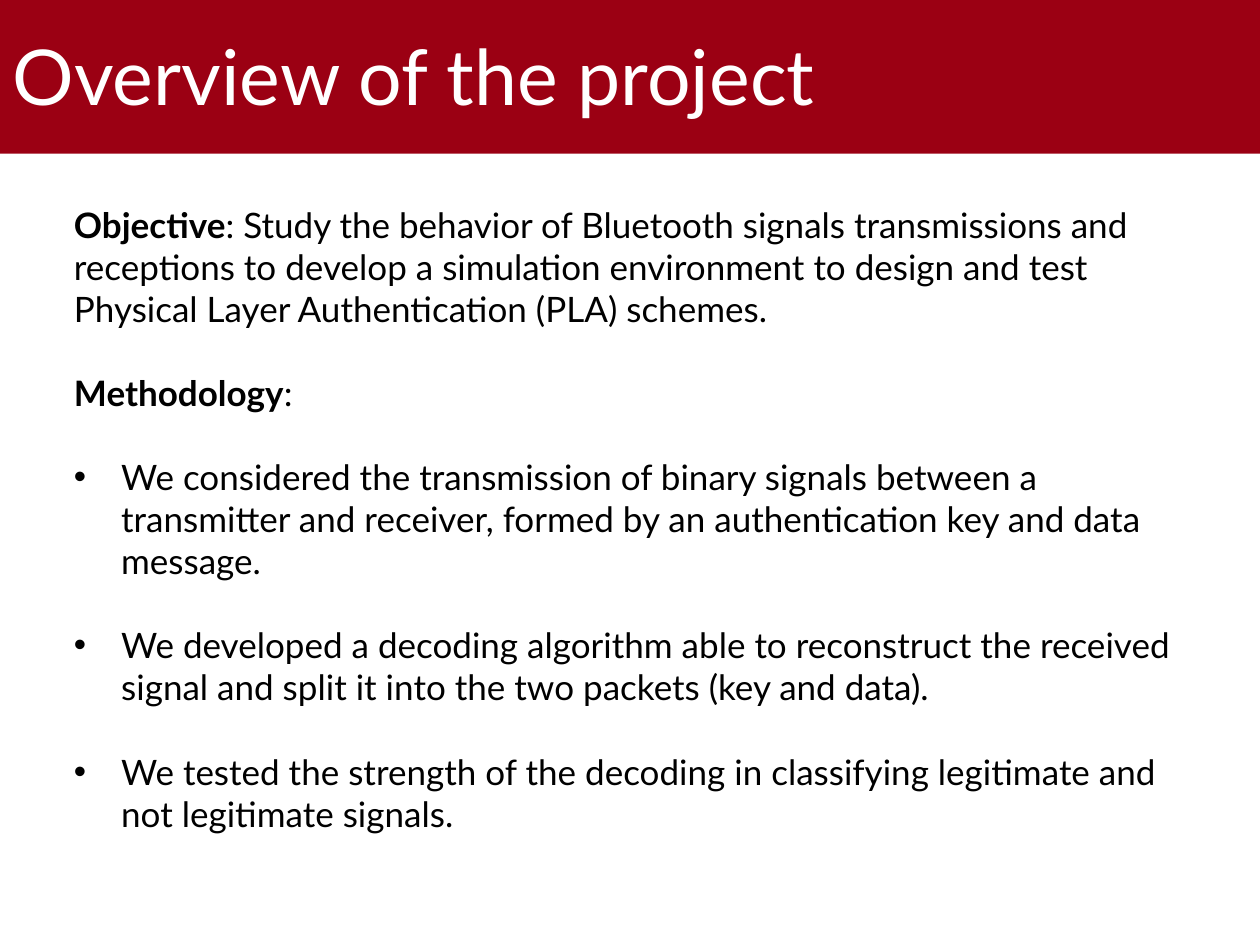
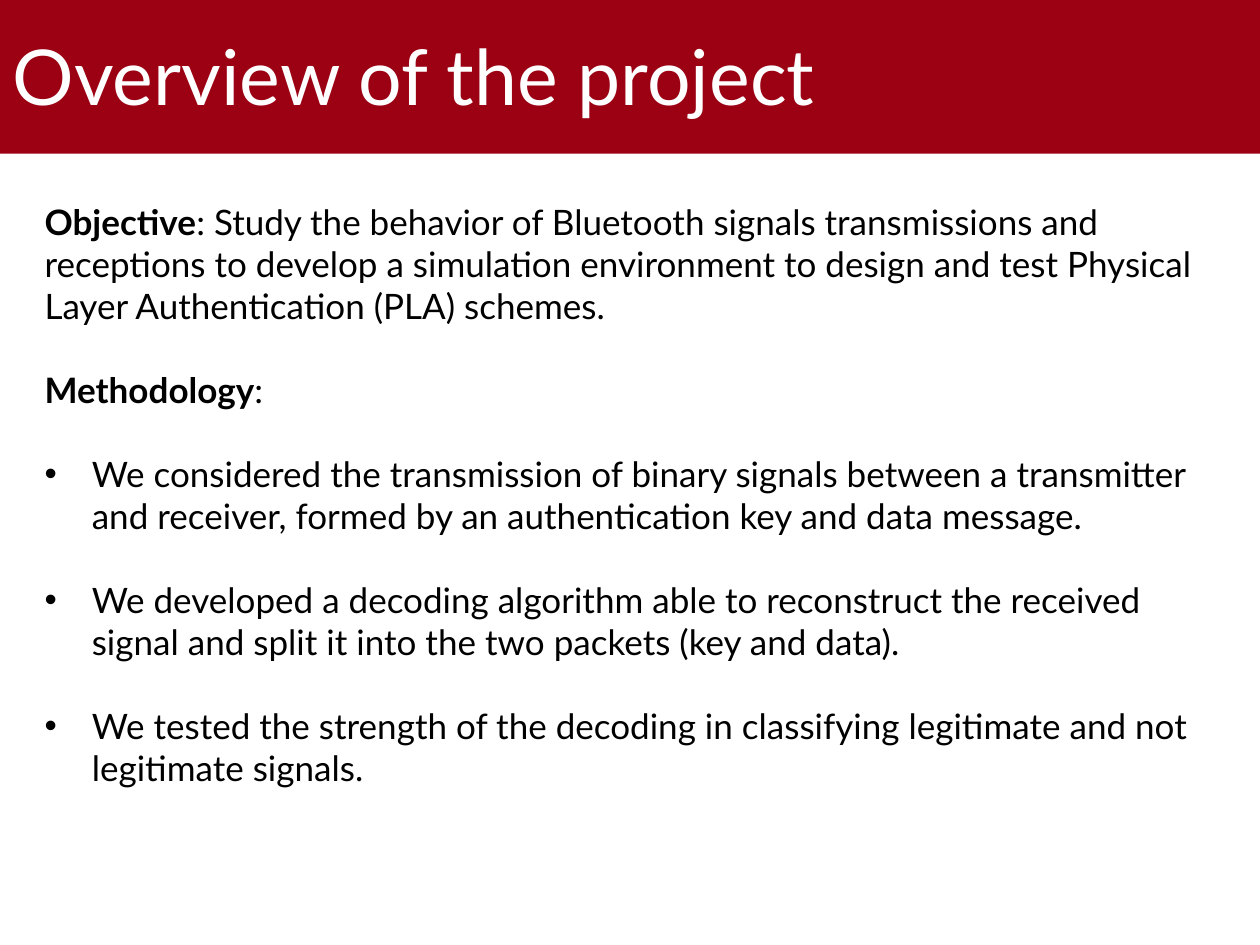
Before and after one commit to gabrielrovesti/PLA-Bluetooth-Environment, a slide deck: slide 4 of Third Part - Physical Layer Device Authentication/Slides/PLA Bluetooth Environment.pptx. Drawn at 1260x945 pixels with LibreOffice and Linux fonts; fonts in the diff are those of the drawing; background and template pictures are left out. Boxes give left, top, right and bottom in pixels: in the first picture for what was removed or moved away, otherwise in the second. Text is boxed around its words. In the diff, an @@ line names an element or a change of style, - is before the commit and + after.

```diff
--- a/Third Part - Physical Layer Device Authentication/Slides/PLA Bluetooth Environment.pptx
+++ b/Third Part - Physical Layer Device Authentication/Slides/PLA Bluetooth Environment.pptx
@@ text "Objective: Study the behavior of ..." rewrapped from [74,212,1170,833] to [45,209,1191,788] @@
```
Also in this commit, not shown: 2 other slides changed, 3 other files.
